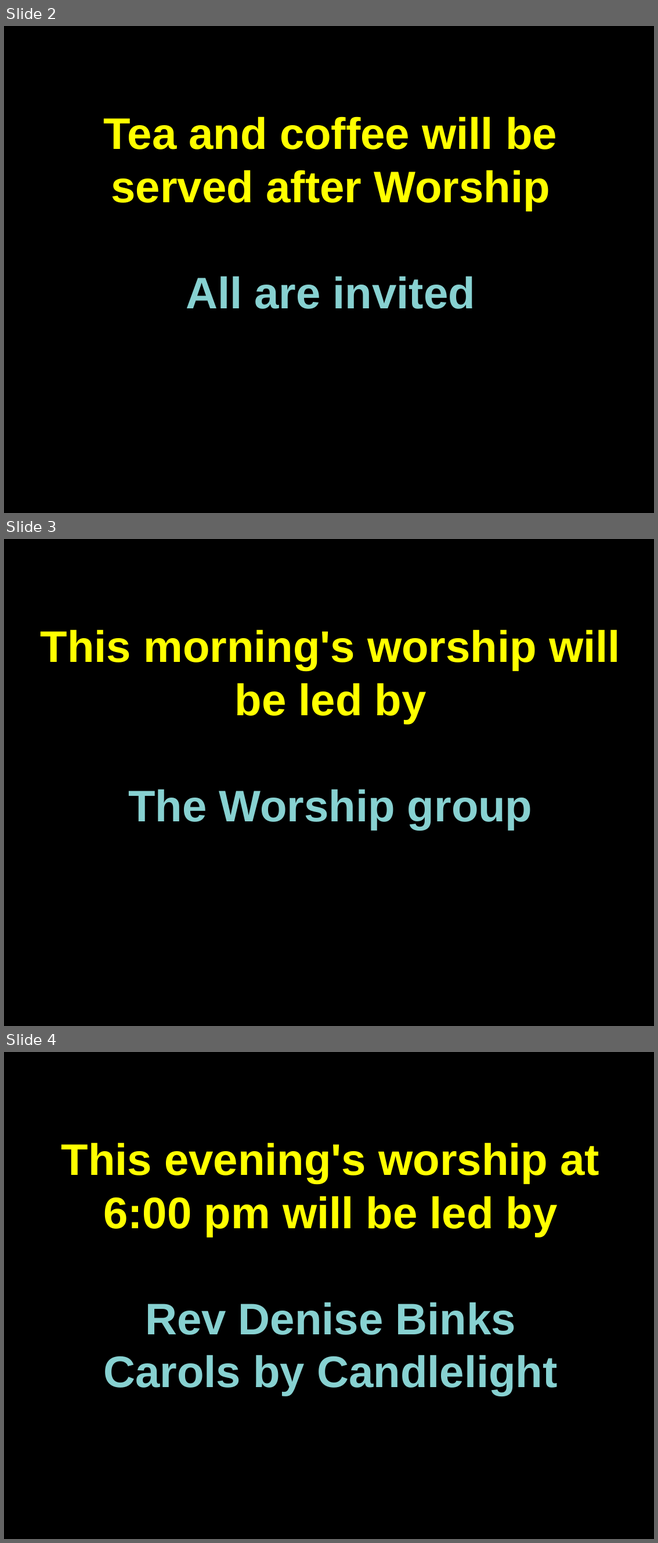
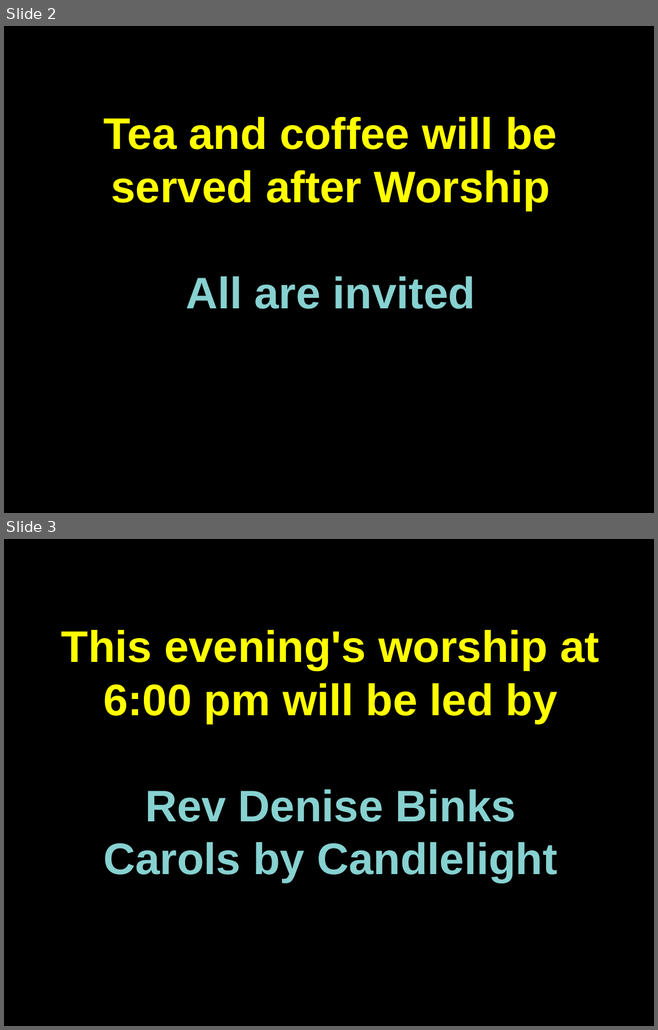
Before and after one commit to martinforsyth/bsuc-audio-visual, a slide deck: resources/presentations/impress/welcome.dark.background.odp. Shown one above the other, each under a label of ours: slides 2, 3 and 4 before the commit, slides 2 and 3 after it. The pictures are 658x1543 and 658x1030 pixels, drawn with LibreOffice and Linux fonts; fonts in the diff are those of the drawing. Boxes give left, top, right and bottom in pixels: in the first picture for what was removed or moved away, otherwise in the second. Text is boxed around its words. In the diff, an @@ line names an element or a change of style, - is before the commit and + after.

```diff
--- a/resources/presentations/impress/welcome.dark.background.odp
+++ b/resources/presentations/impress/welcome.dark.background.odp
@@ slide 3 removed at box(4, 539, 654, 1026), background #000000 @@
@@ text removed at box(41, 629, 620, 830) @@
-This morning's worship will be led by
-The Worship group
@@ what was slide 4 is now slide 3 @@
```
Also in this commit, not shown: 6 slides changed, 5 slides added, 1 other slide removed.
